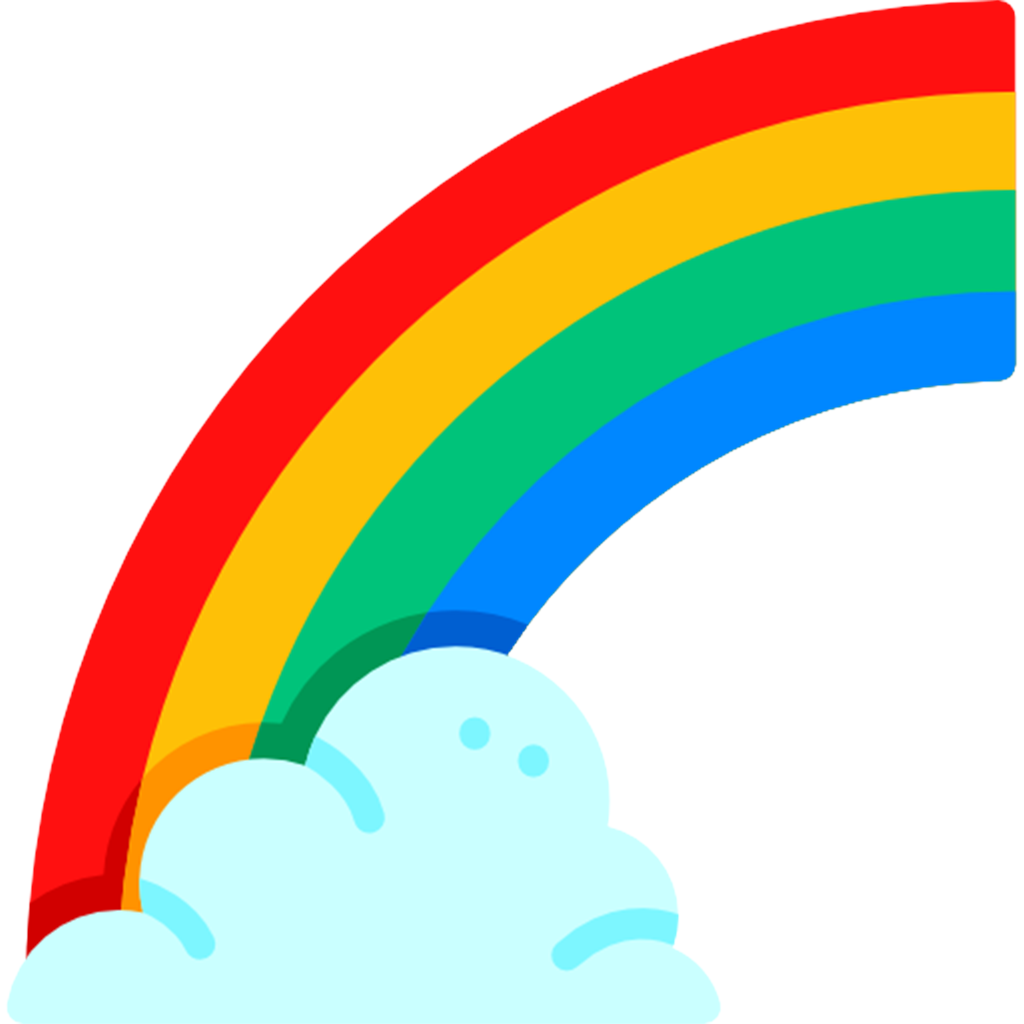
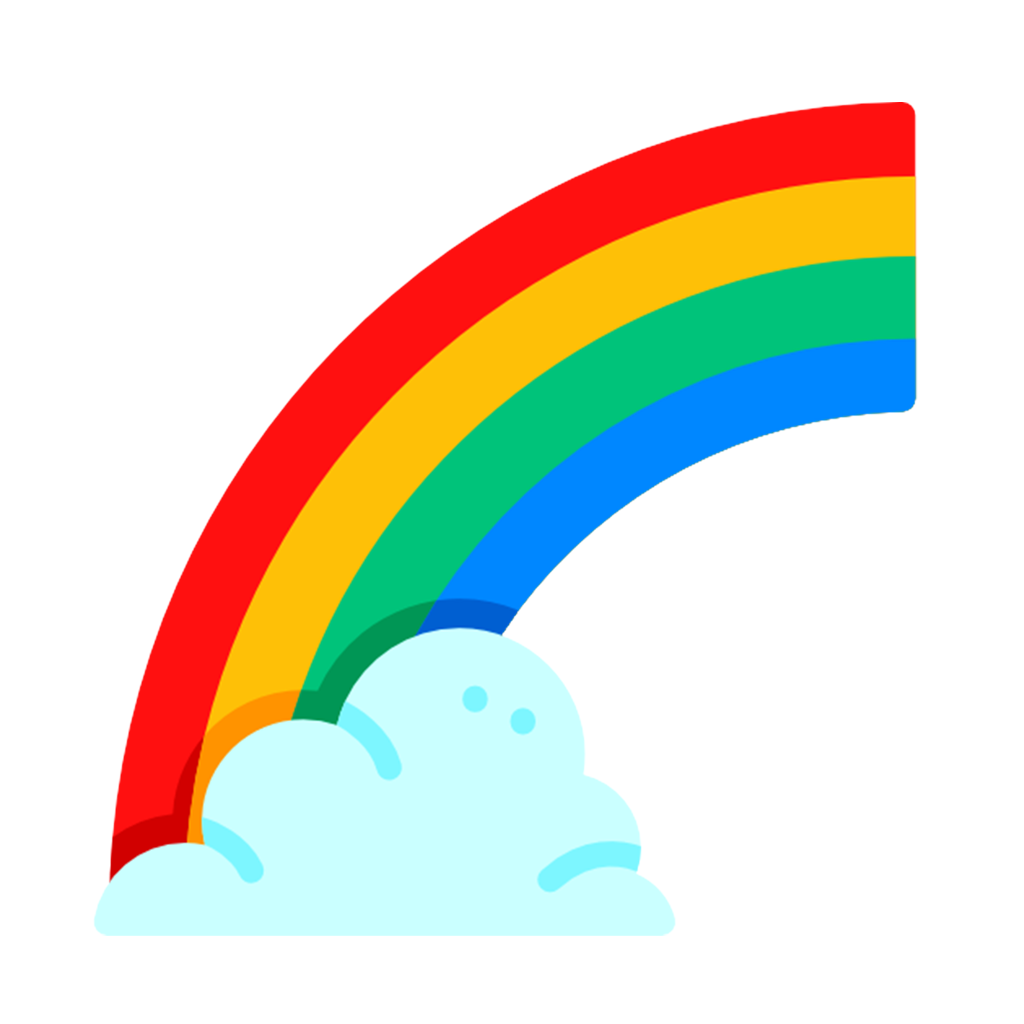
Before/after of a 1024x1024 layered artwork. What changed in the layer stack:
painted on "Calque 1" over [6, 0, 1018, 1024]
showed "Arrière-plan" over [6, 0, 1018, 1024]
